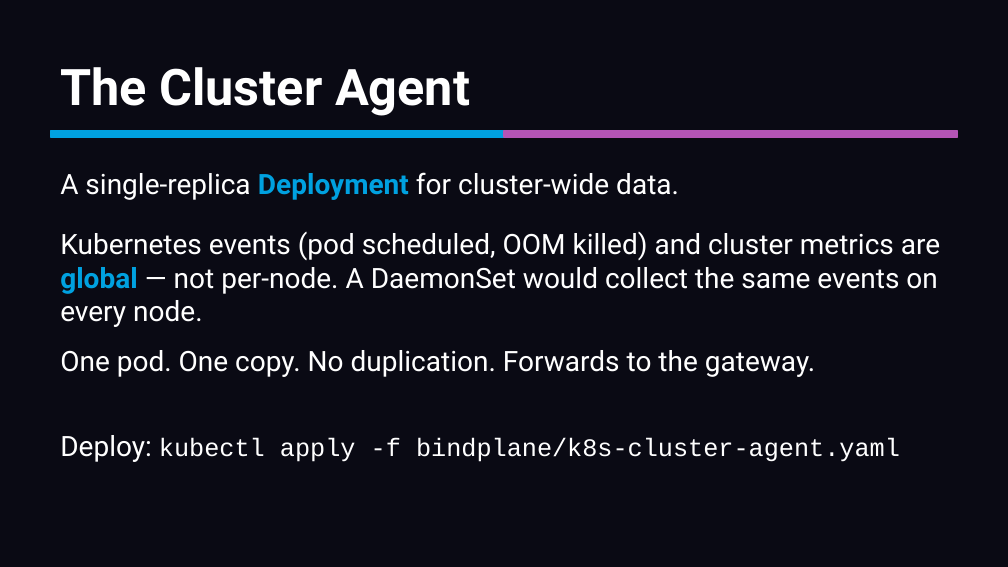
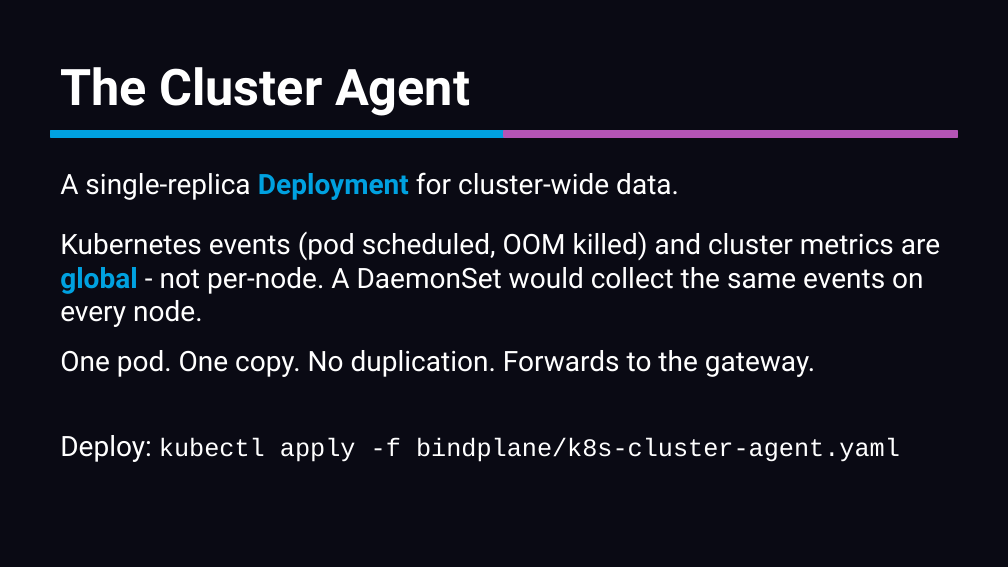
Before and after one commit to mreider/astroshop-bindplane-labs, a slide deck: slide 24 of docs/bindplane-primer/bindplane-primer.pptx. Drawn at 1008x567 pixels with LibreOffice and Linux fonts; fonts in the diff are those of the drawing. Boxes give left, top, right and bottom in pixels: in the first picture for what was removed or moved away, otherwise in the second. Text is boxed around its words. In the diff, an @@ line names an element or a change of style, - is before the commit and + after.

```diff
--- a/docs/bindplane-primer/bindplane-primer.pptx
+++ b/docs/bindplane-primer/bindplane-primer.pptx
@@ text at (60, 232, 940, 327): text changed @@
-Kubernetes events (pod scheduled, OOM killed) and cluster metrics are global — not per-node. A DaemonSet would collect the same events on every node.
+Kubernetes events (pod scheduled, OOM killed) and cluster metrics are global - not per-node. A DaemonSet would collect the same events on every node.
```
Also in this commit, not shown: 9 other slides changed, 2 other files.
